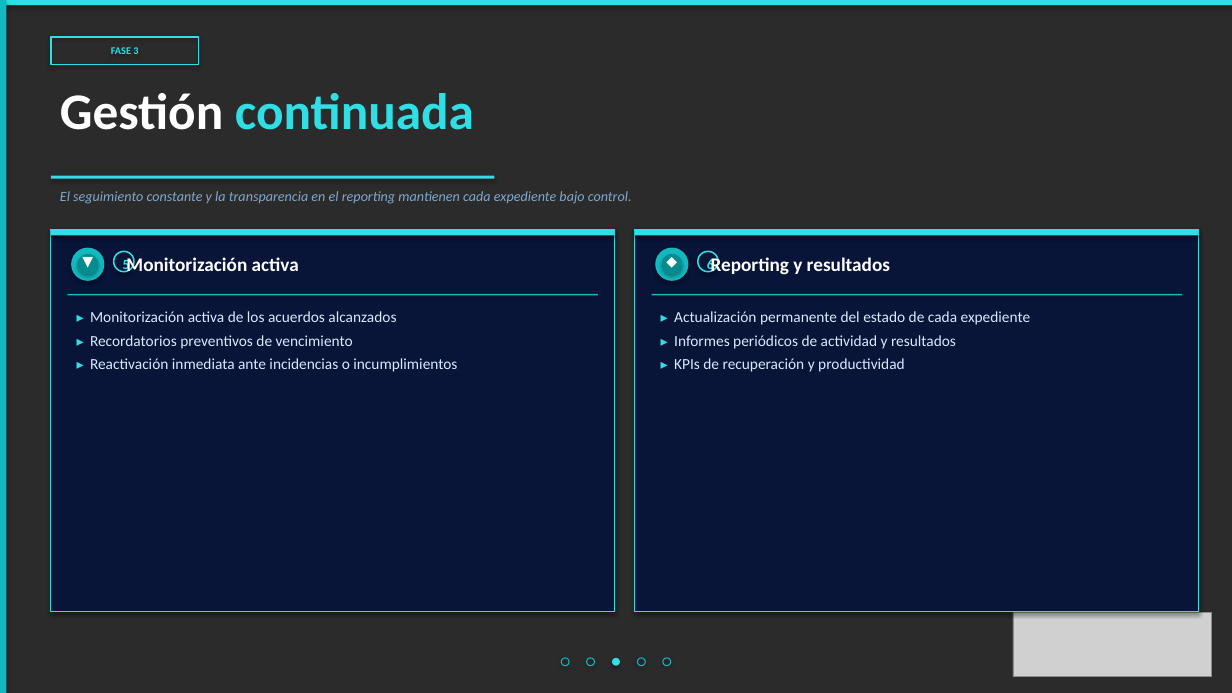
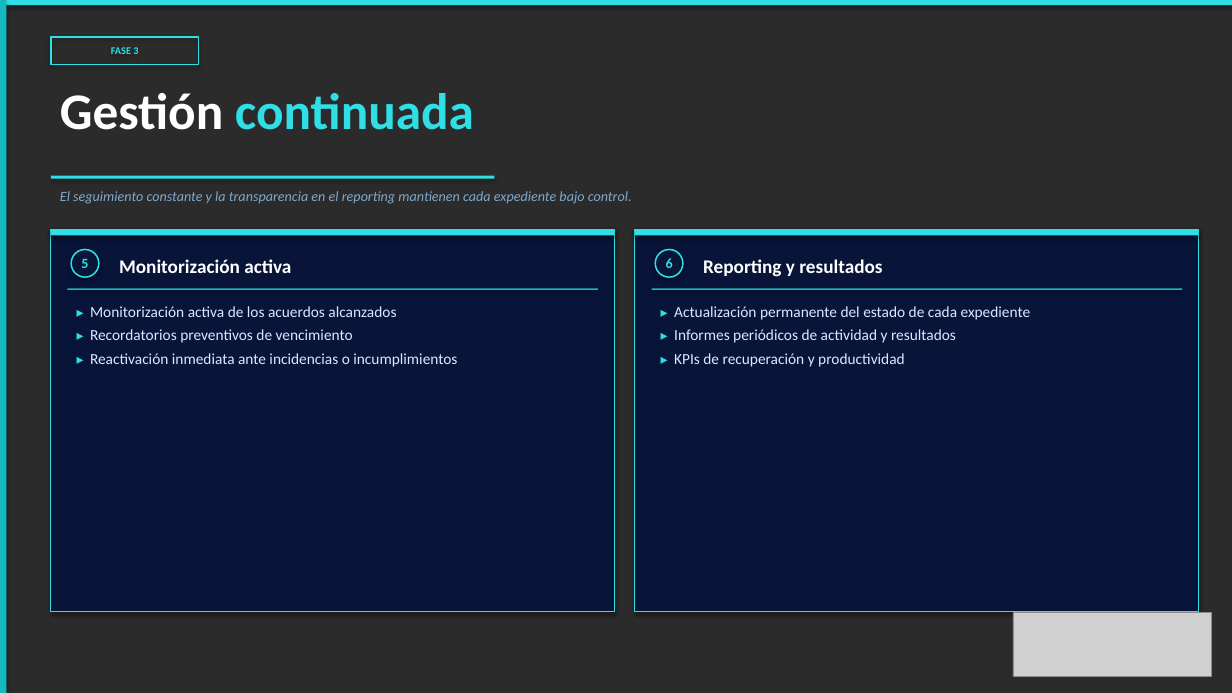
Before and after one commit to alejandroas010/alepixel-web, a slide deck: slide 4 of sendacredit_propuesta.pptx. Drawn at 1232x693 pixels with LibreOffice and Linux fonts; fonts in the diff are those of the drawing; grey boxes stand for pictures; background and template pictures are left out; a plain dark background stands for a picture behind light text. Boxes give left, top, right and bottom in pixels: in the first picture for what was removed or moved away, otherwise in the second. Text is boxed around its words. In the diff, an @@ line names an element or a change of style, - is before the commit and + after.

```diff
--- a/sendacredit_propuesta.pptx
+++ b/sendacredit_propuesta.pptx
@@ text "5" rewrapped from box(123, 258, 130, 274) to box(81, 259, 88, 268) @@
@@ ellipse: place and size @@
-ellipse at box(114, 251, 134, 272)
+ellipse at box(71, 250, 99, 277)
@@ ellipse removed at box(71, 248, 104, 281) @@
@@ text removed at box(71, 248, 104, 281) @@
-▼
@@ ellipse removed at box(78, 254, 98, 274) @@
@@ text "Monitorización activa": place and size @@
-text "Monitorización activa" at box(126, 255, 299, 272)
+text "Monitorización activa" at box(119, 259, 291, 273)
@@ text "6" rewrapped from box(707, 258, 714, 274) to box(666, 258, 673, 268) @@
@@ ellipse: place and size @@
-ellipse at box(698, 251, 718, 272)
+ellipse at box(655, 250, 683, 277)
@@ ellipse removed at box(655, 248, 689, 281) @@
@@ text removed at box(655, 248, 689, 281) @@
-◆
@@ ellipse removed at box(662, 254, 682, 274) @@
@@ text "Reporting y resultados": place and size @@
-text "Reporting y resultados" at box(711, 255, 890, 275)
+text "Reporting y resultados" at box(703, 259, 882, 277)
@@ text "▸ Monitorización activa de los ...": place and size @@
-text "▸ Monitorización activa de los ..." at box(90, 311, 457, 372)
+text "▸ Monitorización activa de los ..." at box(90, 306, 457, 367)
@@ rectangle: place and size @@
-rectangle at box(67, 294, 598, 296)
+rectangle at box(67, 288, 598, 290)
@@ text "▸ Actualización permanente del estado ...": place and size @@
-text "▸ Actualización permanente del estado ..." at box(674, 311, 1031, 372)
+text "▸ Actualización permanente del estado ..." at box(674, 306, 1031, 367)
@@ rectangle: place and size @@
-rectangle at box(652, 294, 1182, 296)
+rectangle at box(652, 288, 1182, 290)
@@ ellipse removed at box(561, 658, 569, 666) @@
@@ ellipse removed at box(587, 658, 595, 666) @@
@@ ellipse removed at box(612, 658, 620, 666) @@
@@ ellipse removed at box(638, 658, 646, 666) @@
@@ ellipse removed at box(663, 658, 671, 666) @@
```
Also in this commit, not shown: 4 other slides changed.
